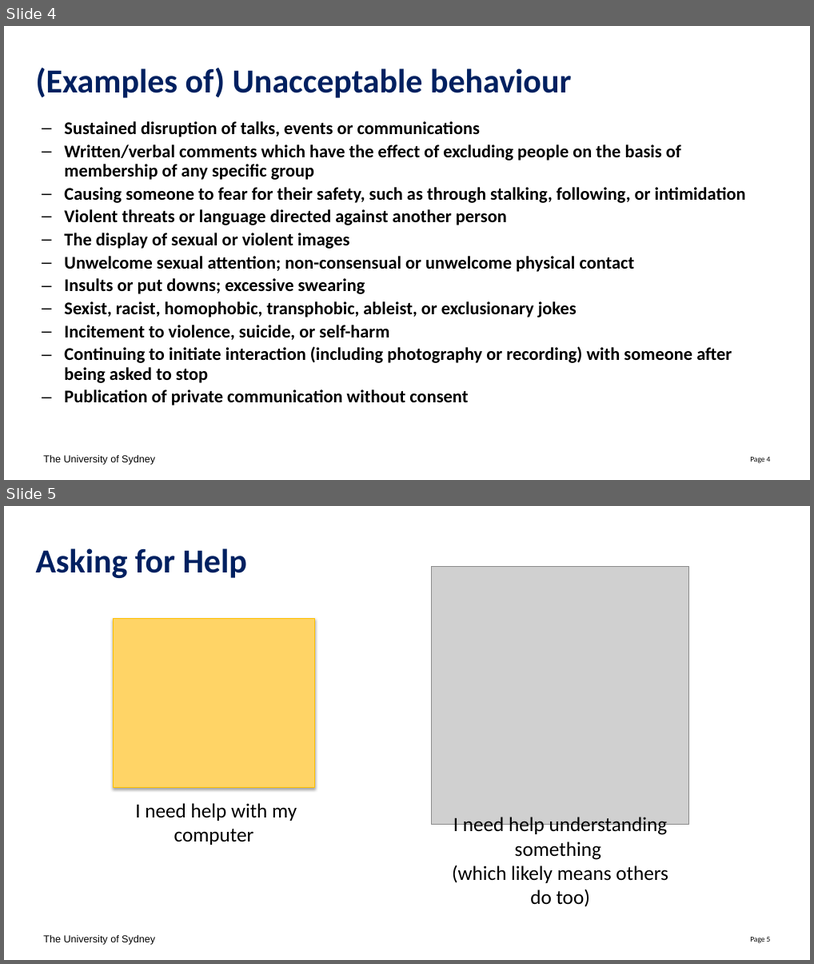
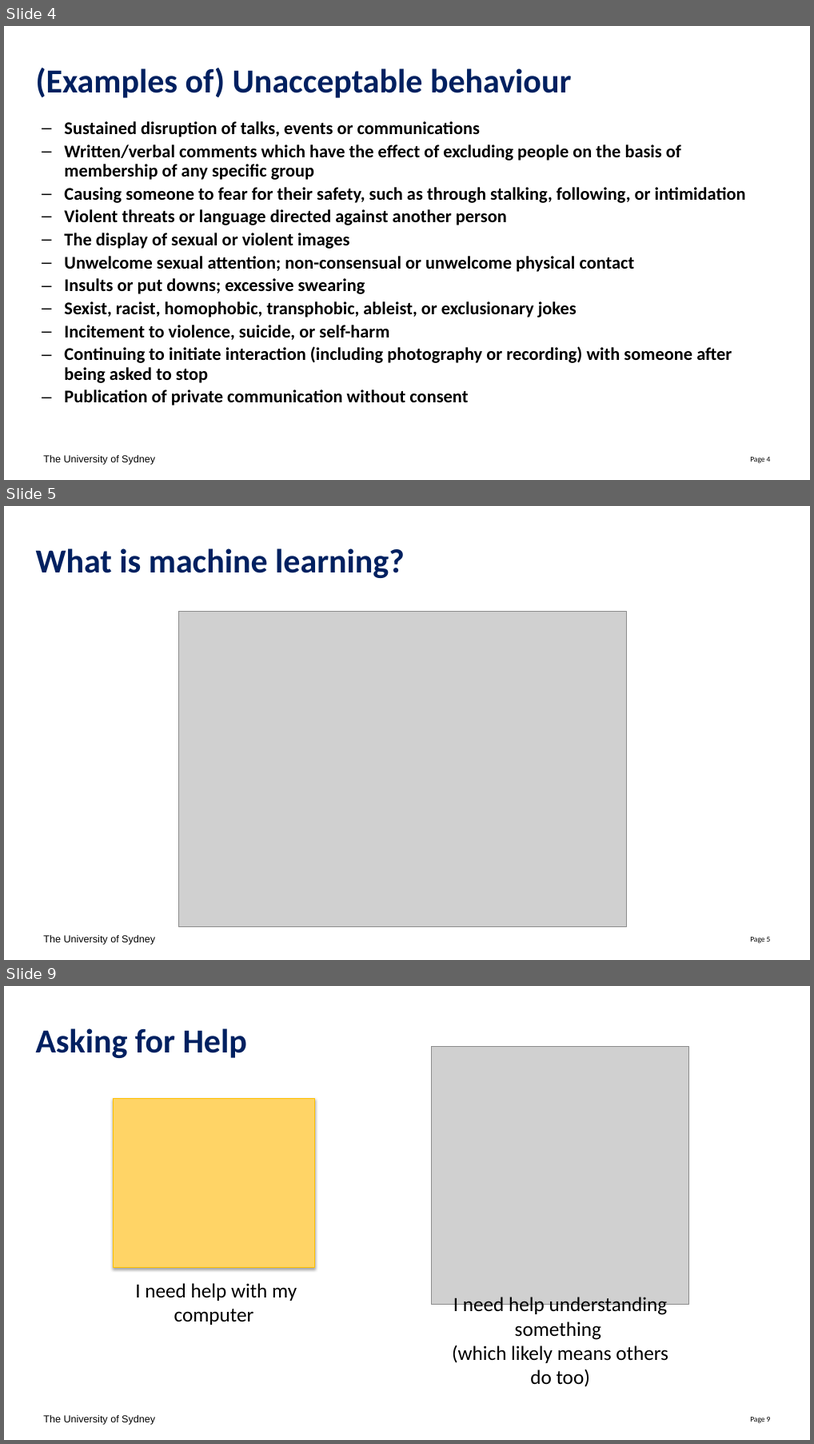
Before and after one commit to Sydney-Informatics-Hub/Module3R, a slide deck: slides/Module3R.pptx. Shown one above the other, each under a label of ours: slides 4 and 5 before the commit, slides 4, 5 and 9 after it; the slides between them are not shown. The pictures are 814x964 and 814x1444 pixels, drawn with LibreOffice and Linux fonts; fonts in the diff are those of the drawing; grey boxes stand for pictures. Boxes give left, top, right and bottom in pixels: in the first picture for what was removed or moved away, otherwise in the second. Text is boxed around its words. In the diff, an @@ line names an element or a change of style, - is before the commit and + after.

```diff
--- a/slides/Module3R.pptx
+++ b/slides/Module3R.pptx
@@ slide 5 added at box(4, 506, 810, 960), background #FFFFFF; not listed: 2 template elements that a slide beside it also shows @@
@@ title added at box(36, 548, 405, 578), 40 pt, text #002060, bold @@
+What is machine learning?
@@ picture added at box(179, 612, 627, 927) @@
@@ what was slide 5 is now slide 9 @@
```
Also in this commit, not shown: 2 slides changed, 3 other slides added, 2 other files.
